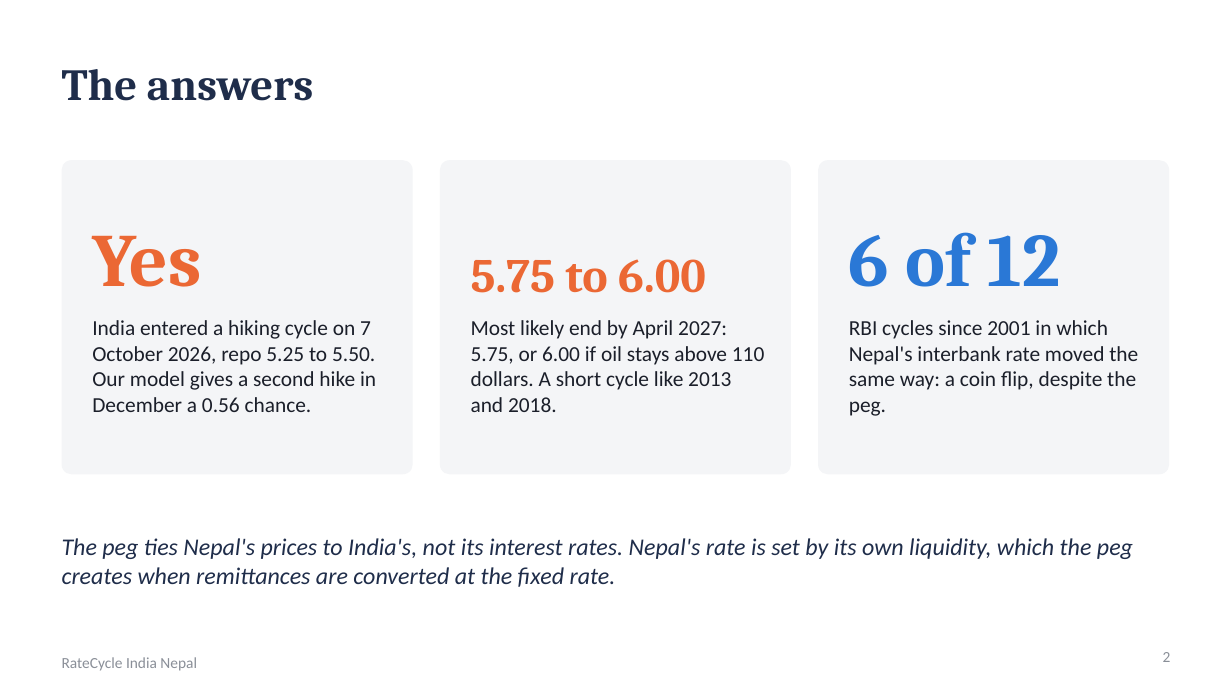
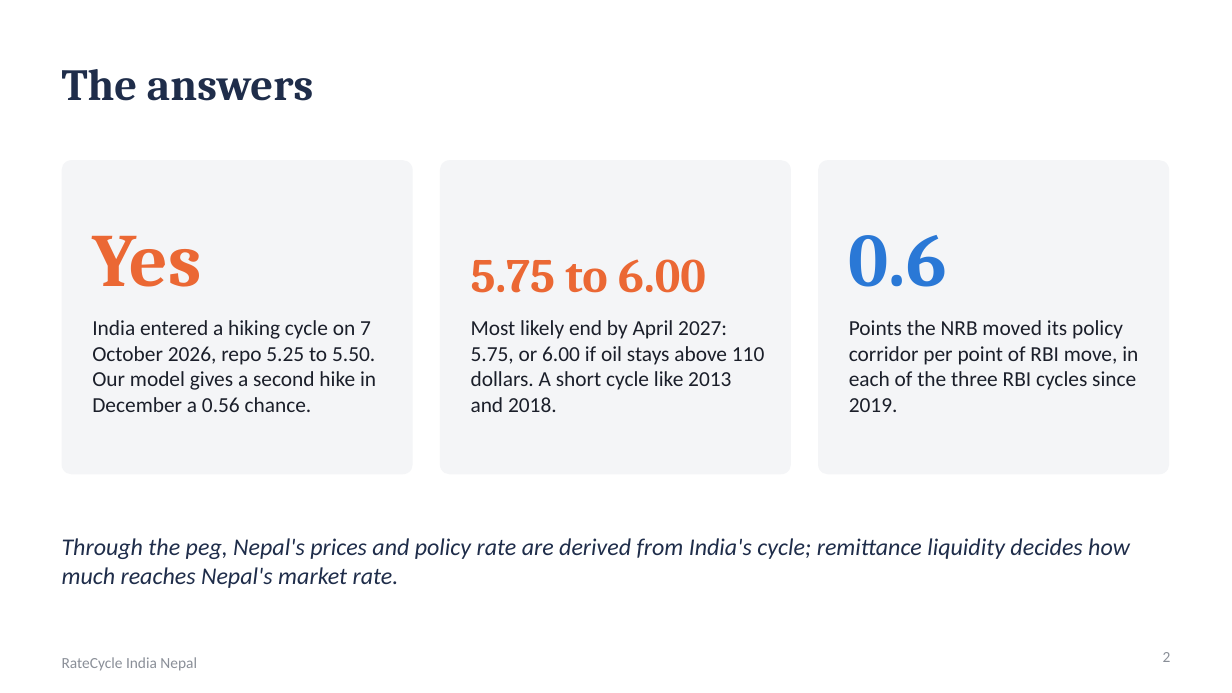
Before and after one commit to sakrit204-byte/interest_rate_cycle_prediction_for_india, a slide deck: slide 2 of reports/presentation/ratecycle_india_nepal.pptx. Drawn at 1232x693 pixels with LibreOffice and Linux fonts; fonts in the diff are those of the drawing. Boxes give left, top, right and bottom in pixels: in the first picture for what was removed or moved away, otherwise in the second. Text is boxed around its words. In the diff, an @@ line names an element or a change of style, - is before the commit and + after.

Commit message:
Presentation: model against reality charts, Nepal as derived from India's cycle, decision D054

```diff
--- a/reports/presentation/ratecycle_india_nepal.pptx
+++ b/reports/presentation/ratecycle_india_nepal.pptx
@@ text at (x1=849, y1=235, x2=947, y2=287): text changed @@
-6 of 12
+0.6
@@ text at (x1=849, y1=320, x2=1138, y2=412): text changed @@
-RBI cycles since 2001 in which Nepal's interbank rate moved the same way: a coin flip, despite the peg.
+Points the NRB moved its policy corridor per point of RBI move, in each of the three RBI cycles since 2019.
@@ text at (x1=62, y1=538, x2=1130, y2=588): text changed @@
-The peg ties Nepal's prices to India's, not its interest rates. Nepal's rate is set by its own liquidity, which the peg creates when remittances are converted at the fixed rate.
+Through the peg, Nepal's prices and policy rate are derived from India's cycle; remittance liquidity decides how much reaches Nepal's market rate.
```
Also in this commit, not shown: 12 other slides changed, 3 slides added, 3 slides removed, 3 other files.
